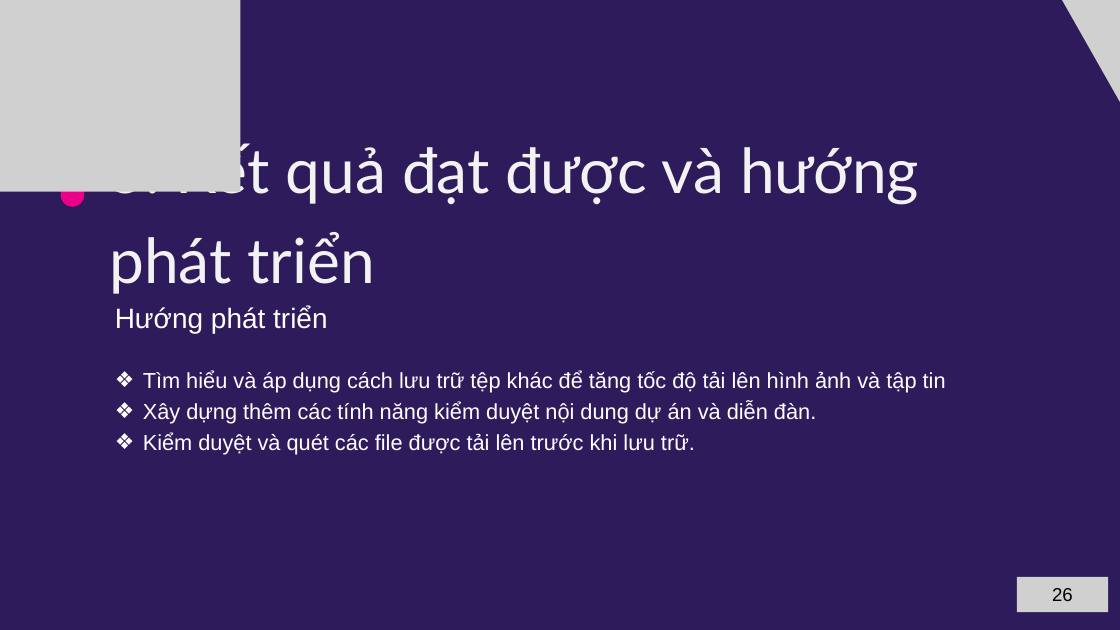
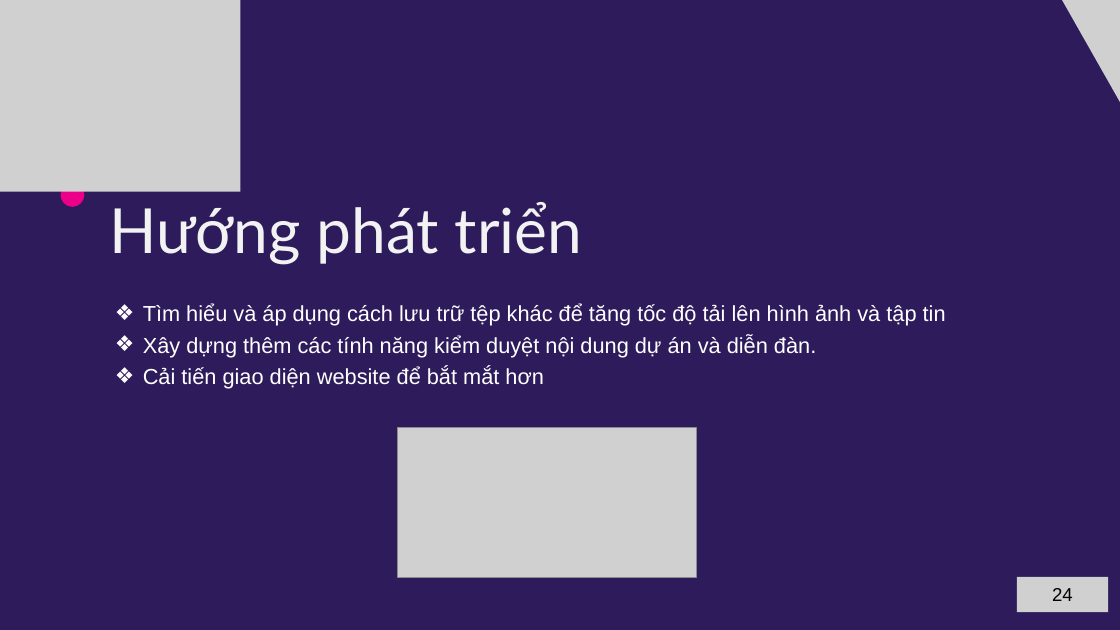
Before and after one commit to B2012257/lvtn_indieGameForum, a slide deck: slide 28 of docs/gameIndiePPT.pptx (slide 26 before the commit). Drawn at 1120x630 pixels with LibreOffice and Linux fonts; fonts in the diff are those of the drawing; grey boxes stand for pictures. Boxes give left, top, right and bottom in pixels: in the first picture for what was removed or moved away, otherwise in the second. Text is boxed around its words. In the diff, an @@ line names an element or a change of style, - is before the commit and + after.

```diff
--- a/docs/gameIndiePPT.pptx
+++ b/docs/gameIndiePPT.pptx
@@ text at (x1=109, y1=202, x2=582, y2=265): text changed @@
-5. Kết quả đạt được và hướng phát triển
+Hướng phát triển
@@ text "Tìm hiểu và áp dụng ..." moved from (x1=143, y1=371, x2=946, y2=455) to (x1=143, y1=304, x2=946, y2=389) @@
@@ text removed at (x1=115, y1=306, x2=327, y2=333) @@
-Hướng phát triển
@@ text at (x1=143, y1=367, x2=543, y2=389): text changed @@
-❖ Kiểm duyệt và quét các file được tải lên trước khi lưu trữ.
+❖ Cải tiến giao diện website để bắt mắt hơn
@@ picture added at (x1=397, y1=428, x2=696, y2=577) @@
@@ text at (x1=1052, y1=588, x2=1073, y2=601): text changed @@
-26
+24
```
Also in this commit, not shown: 22 other slides changed, 2 slides added, 32 other files.
